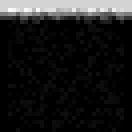
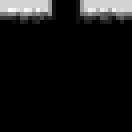
Layered file, before and after one edit (w=132, h=132). Changes by layer:
added layer "Layer 7" (darken) above "Layer 6" over [44, 0, 84, 28]
hid "Layer 5" over [8, 24, 124, 132]
